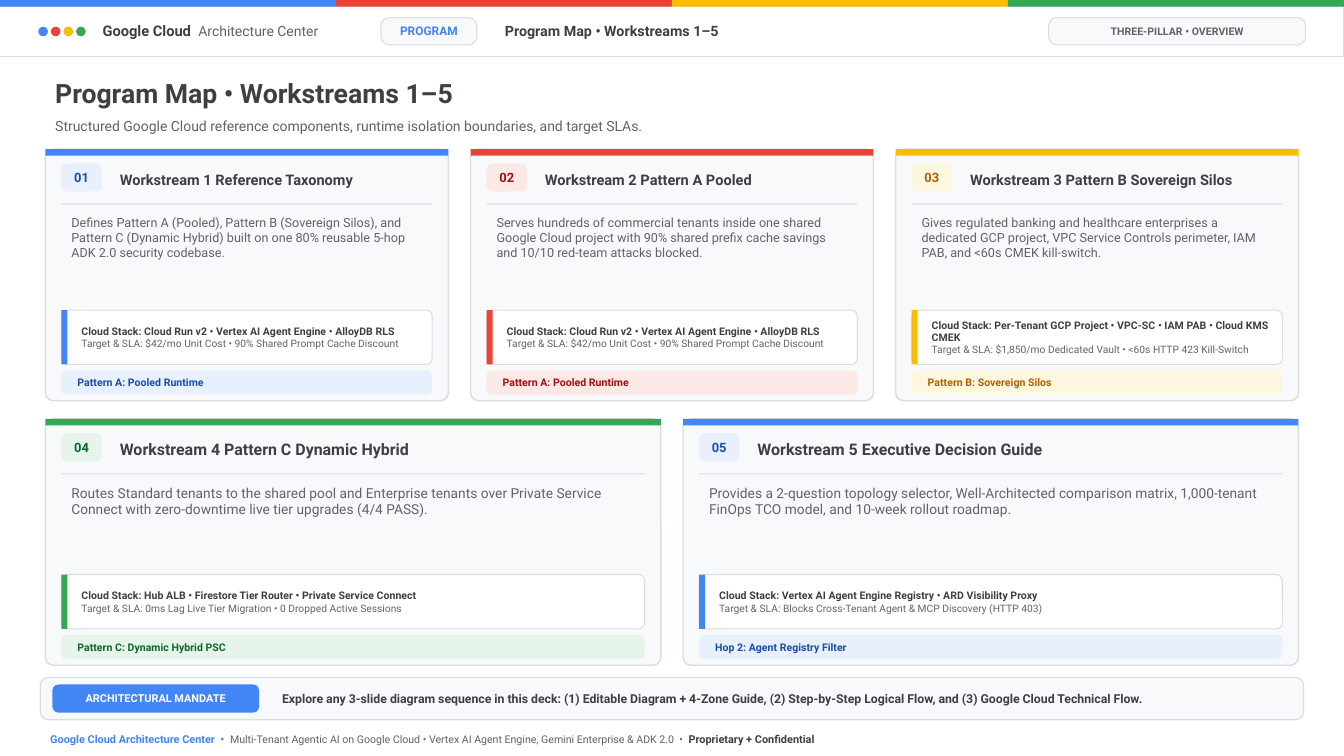
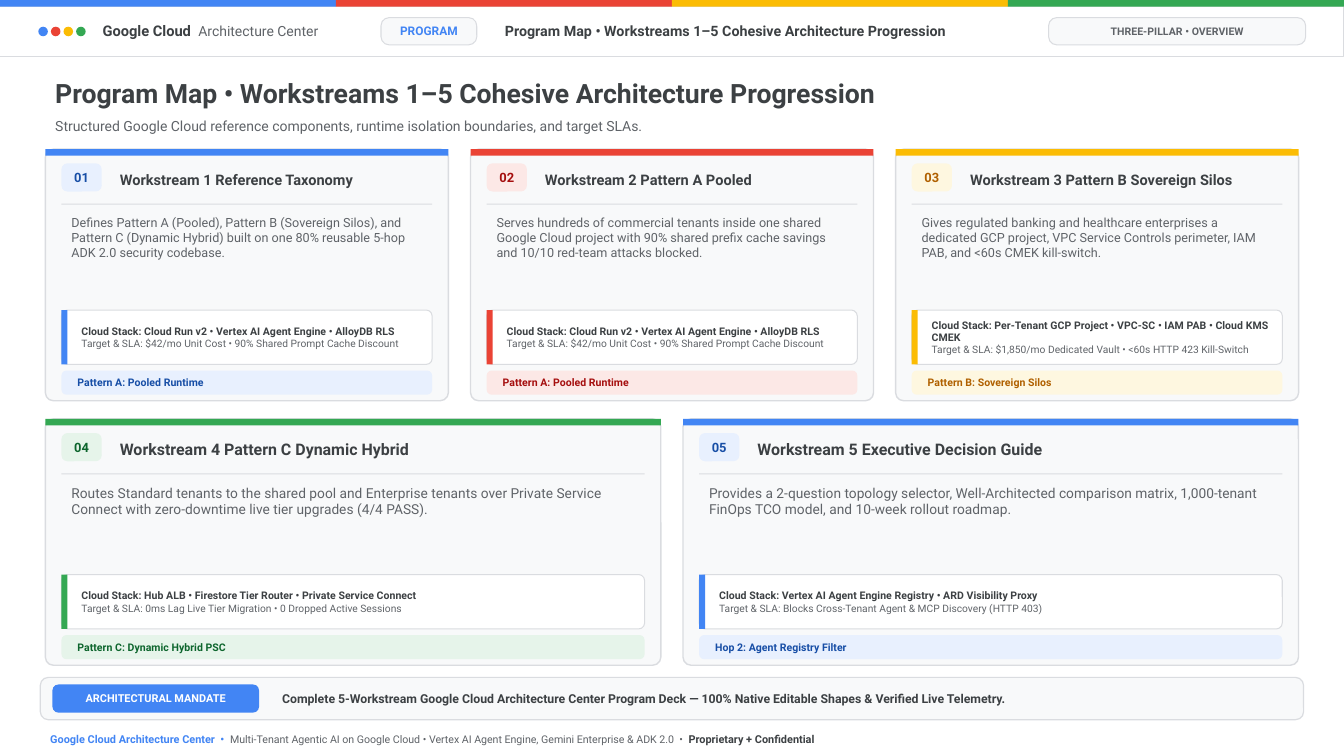
Before and after one commit to nitinaggarwal-12/blogs, a slide deck: slide 3 of slides/geap-multi-tenancy-all-workstreams-editable-slides.pptx (slide 2 before the commit). Drawn at 1344x756 pixels with LibreOffice and Linux fonts; fonts in the diff are those of the drawing. Boxes give left, top, right and bottom in pixels: in the first picture for what was removed or moved away, otherwise in the second. Text is boxed around its words. In the diff, an @@ line names an element or a change of style, - is before the commit and + after.

Commit message:
feat(slides,ui,governance): rebuild WS1-WS5 as cohesive 3-Act 14-slide decks with slide-design skill & convert card hover toolbar to icons only

```diff
--- a/slides/geap-multi-tenancy-all-workstreams-editable-slides.pptx
+++ b/slides/geap-multi-tenancy-all-workstreams-editable-slides.pptx
@@ text at (505,25,946,39): text changed @@
-Program Map • Workstreams 1–5
+Program Map • Workstreams 1–5 Cohesive Architecture Progression
@@ text at (55,83,875,109): text changed @@
-Program Map • Workstreams 1–5
+Program Map • Workstreams 1–5 Cohesive Architecture Progression
@@ text at (282,693,1005,706): text changed @@
-Explore any 3-slide diagram sequence in this deck: (1) Editable Diagram + 4-Zone Guide, (2) Step-by-Step Logical Flow, and (3) Google Cloud Technical Flow.
+Complete 5-Workstream Google Cloud Architecture Center Program Deck — 100% Native Editable Shapes & Verified Live Telemetry.
```
Also in this commit, not shown: 13 other slides changed, 6 slides added, 48 slides removed, 13 other files.
